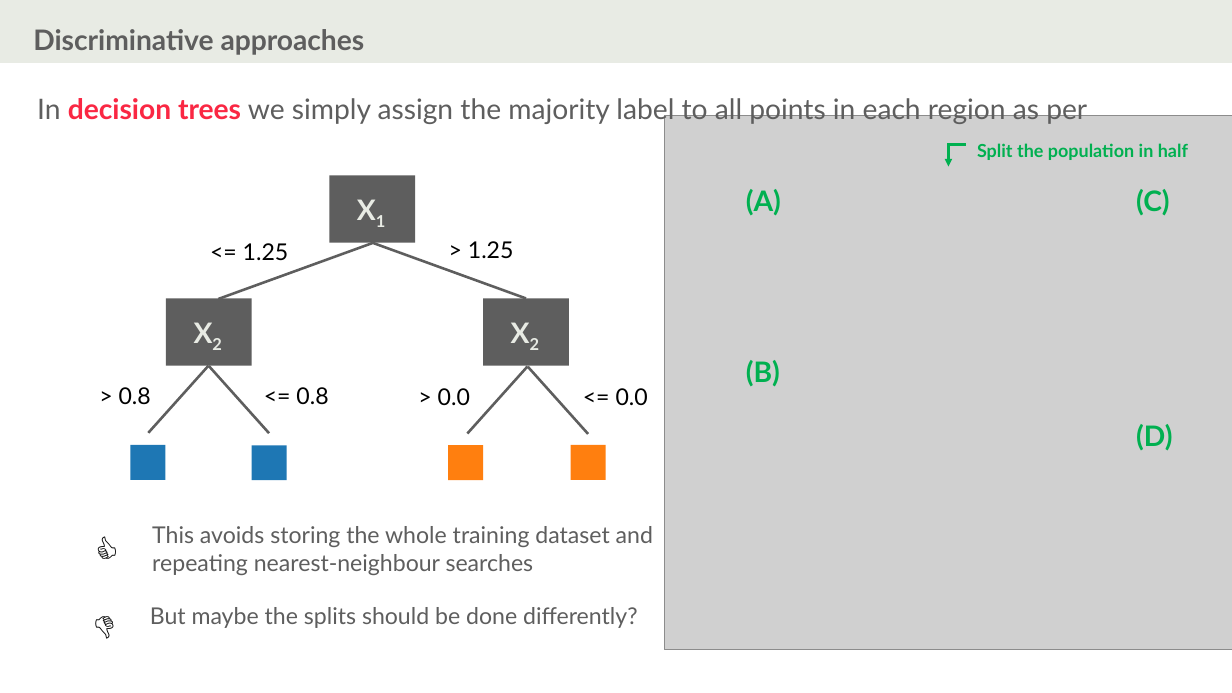
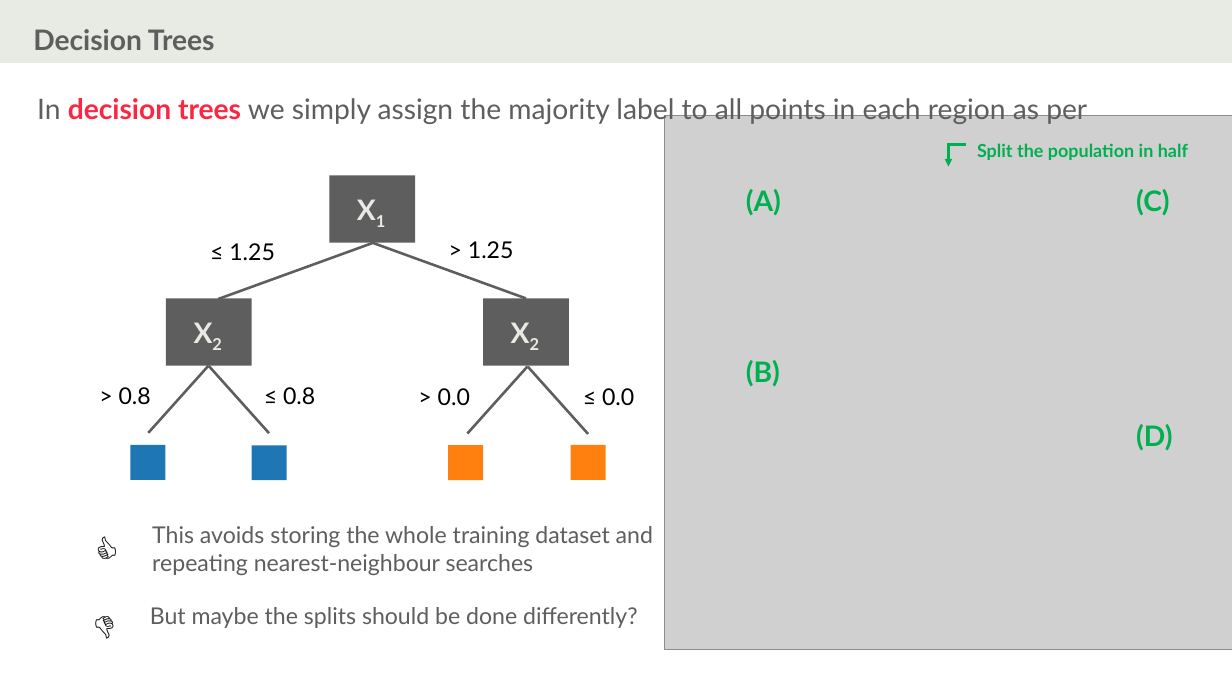
Before and after one commit to ISLA-Grenoble/2024-main, a slide deck: slide 14 of slides/CM07/2023/CM7-draft.pptx. Drawn at 1232x693 pixels with LibreOffice and Linux fonts; fonts in the diff are those of the drawing; grey boxes stand for pictures. Boxes give left, top, right and bottom in pixels: in the first picture for what was removed or moved away, otherwise in the second. Text is boxed around its words. In the diff, an @@ line names an element or a change of style, - is before the commit and + after.

```diff
--- a/slides/CM07/2023/CM7-draft.pptx
+++ b/slides/CM07/2023/CM7-draft.pptx
@@ text at bbox=[33, 29, 215, 50]: text changed @@
-Discriminative approaches
+Decision Trees
@@ text at bbox=[229, 243, 275, 261]: text changed @@
-<= 1.25
+≤ 1.25
@@ text at bbox=[283, 387, 315, 405]: text changed @@
-<= 0.8
+≤ 0.8
@@ text at bbox=[602, 388, 634, 405]: text changed @@
-<= 0.0
+≤ 0.0
```
Also in this commit, not shown: 10 other slides changed, 22 slides added, 1 slide removed, 29 other files.
